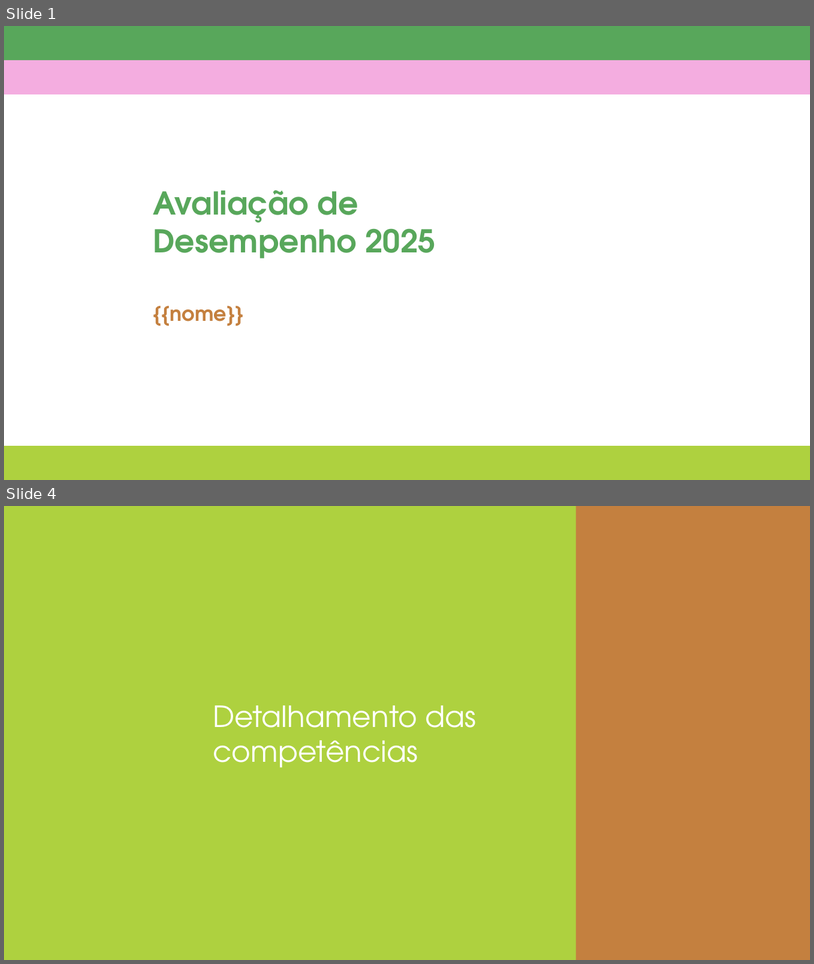
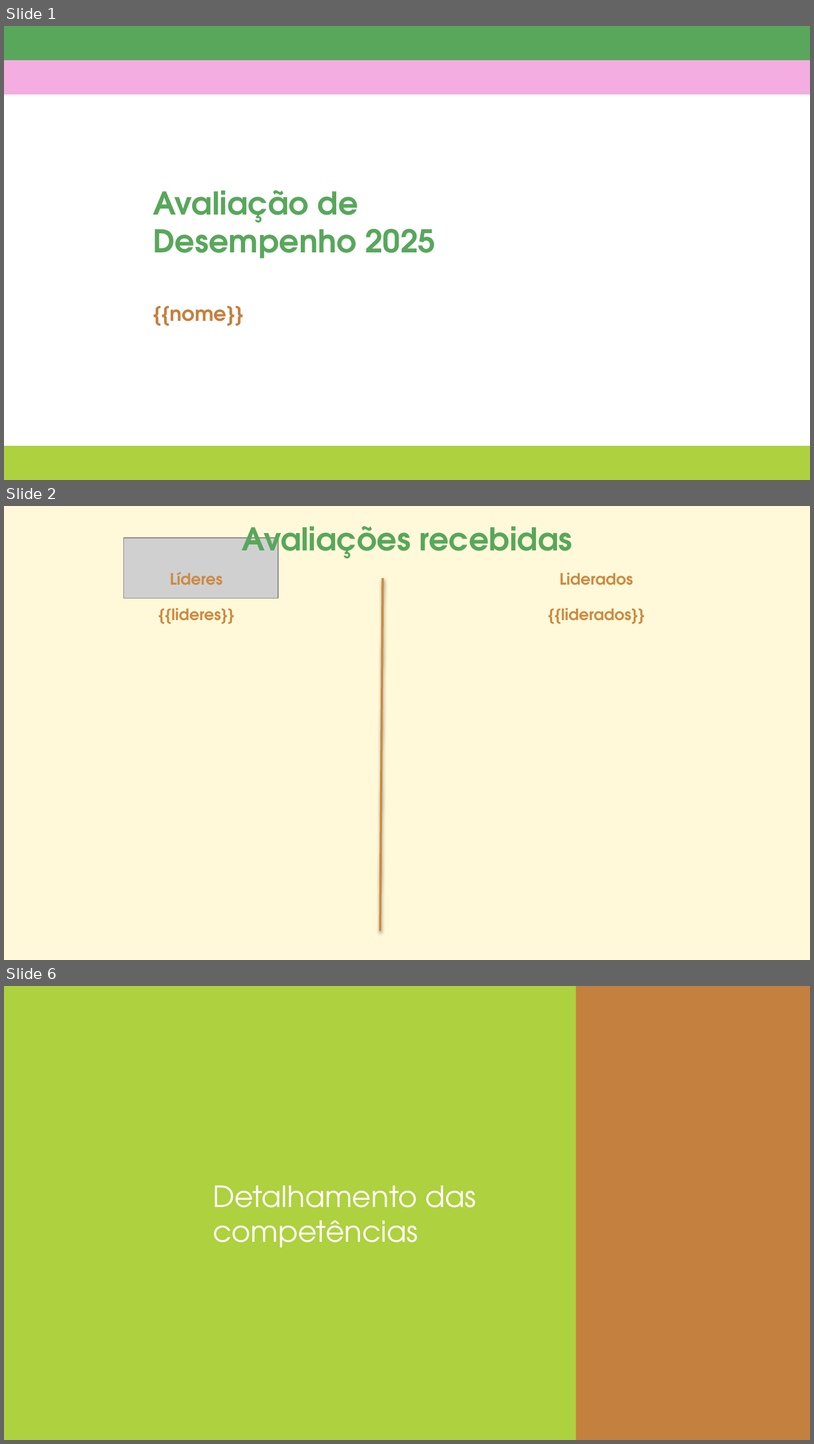
Before and after one commit to hugobovareto/Avaliacao-de-Desempenho-2025, a slide deck: templates/[GARN] Modelo de apresentação de slides.pptx. Shown one above the other, each under a label of ours: slides 1 and 4 before the commit, slides 1, 2 and 6 after it; the slides between them are not shown. The pictures are 814x964 and 814x1444 pixels, drawn with LibreOffice and Linux fonts; fonts in the diff are those of the drawing; grey boxes stand for pictures; background and template pictures are left out. Boxes give left, top, right and bottom in pixels: in the first picture for what was removed or moved away, otherwise in the second. Text is boxed around its words. In the diff, an @@ line names an element or a change of style, - is before the commit and + after.

```diff
--- a/templates/[GARN] Modelo de apresentação de slides.pptx
+++ b/templates/[GARN] Modelo de apresentação de slides.pptx
@@ slide 2 added at <box>4,506,810,960</box>, background #FFF9D9 @@
@@ picture added at <box>123,538,278,599</box> @@
@@ text added at <box>242,526,573,563</box>, 28 pt, text #58A75B, bold @@
+Avaliações recebidas
@@ text added at <box>132,546,264,585</box>, 30 pt, text #C4803F, bold @@
+Sumário
@@ text added at <box>170,572,223,585</box>, 14 pt, text #CC8A42, bold @@
+Líderes
@@ text added at <box>560,573,633,585</box>, 14 pt, text #CC8A42, bold @@
+Liderados
@@ line added from (383, 578) to (381, 931), #CC8A42 2 pt @@
@@ text added at <box>158,608,234,624</box>, 14 pt, text #CC8A42, bold @@
+{{lideres}}
@@ text added at <box>548,608,645,624</box>, 14 pt, text #CC8A42, bold @@
+{{liderados}}
@@ what was slide 4 is now slide 6 @@
```
Also in this commit, not shown: 2 slides changed, 1 other slide added, 2 other files.
